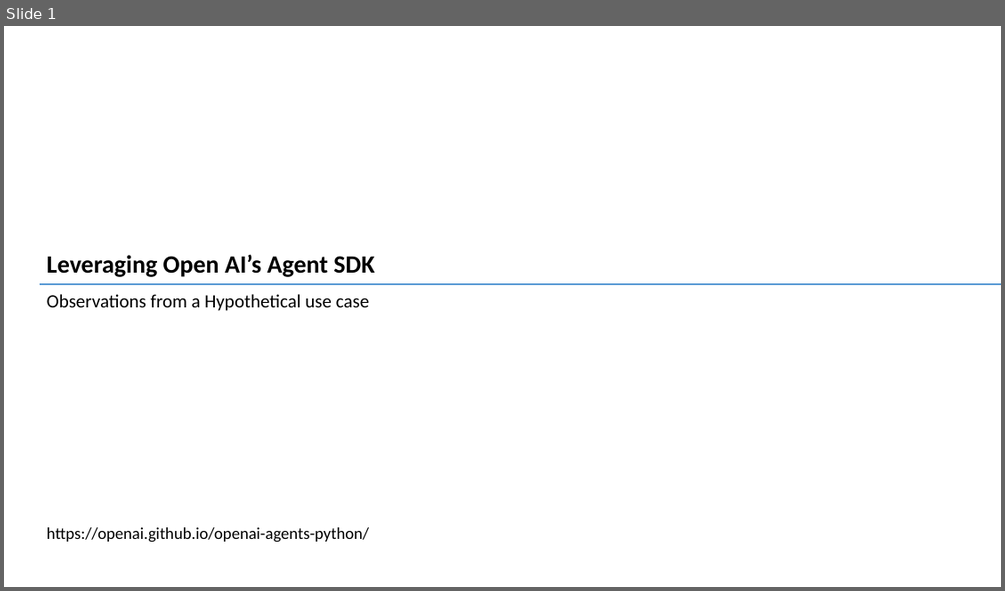
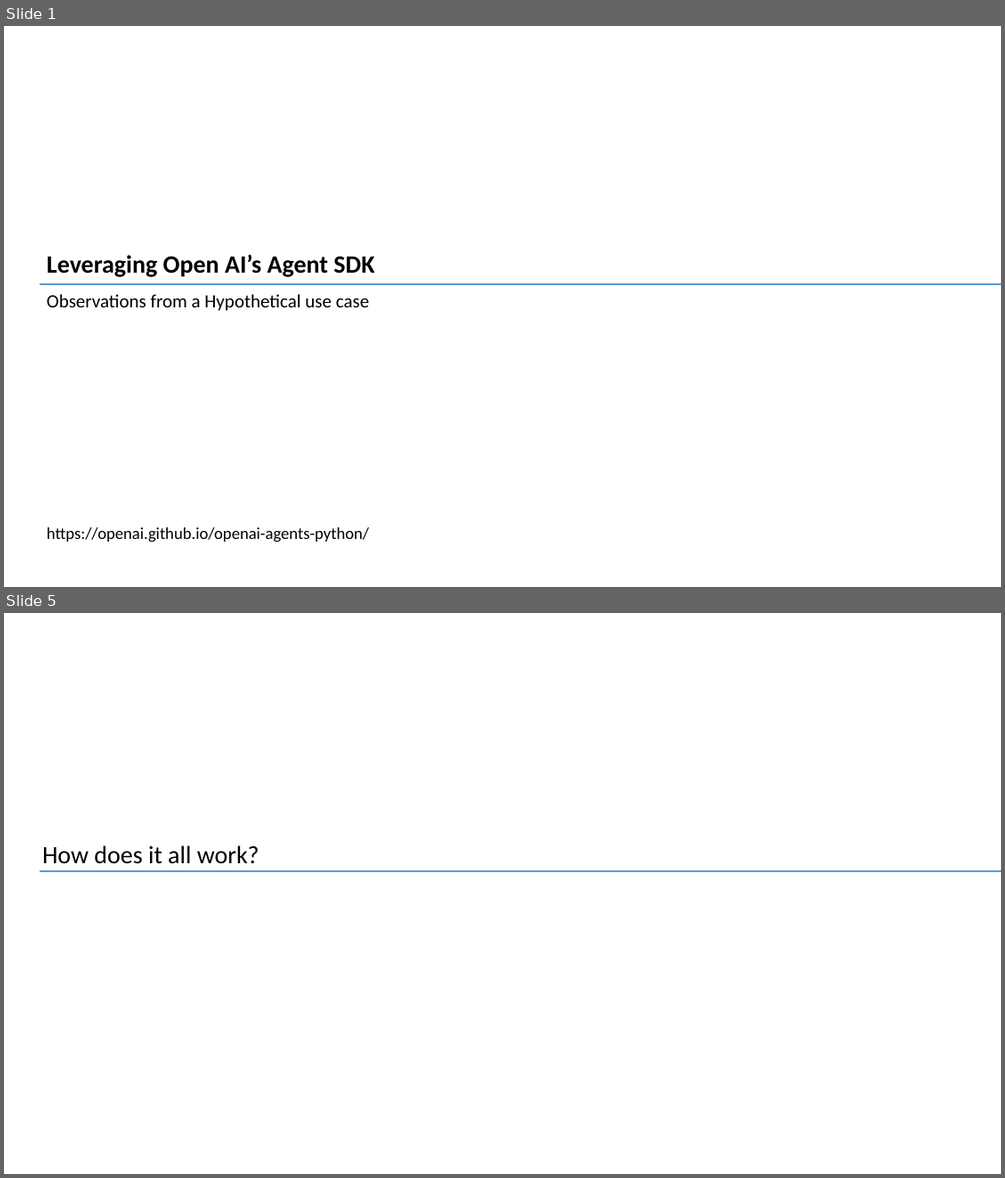
Before and after one commit to vsesha/AgenticAiAutoTrader, a slide deck: Presentation/AgenticAI_Presentation.pptx. Shown one above the other, each under a label of ours: slide 1 before the commit, slides 1 and 5 after it; the slides between them are not shown. The pictures are 1005x591 and 1005x1178 pixels, drawn with LibreOffice and Linux fonts; fonts in the diff are those of the drawing. Boxes give left, top, right and bottom in pixels: in the first picture for what was removed or moved away, otherwise in the second. Text is boxed around its words. In the diff, an @@ line names an element or a change of style, - is before the commit and + after.

```diff
--- a/Presentation/AgenticAI_Presentation.pptx
+++ b/Presentation/AgenticAI_Presentation.pptx
@@ slide 5 added at <box>4,613,1001,1174</box>, background #FFFFFF @@
@@ text added at <box>42,845,259,864</box>, 24 pt, text #000000 @@
+How does it all work?
@@ line added from (39, 871) to (1001, 871), #5B9BD5 1.5 pt @@
```
Also in this commit, not shown: 3 slides changed, 2 other slides added, 2 slides removed, 4 other files.
